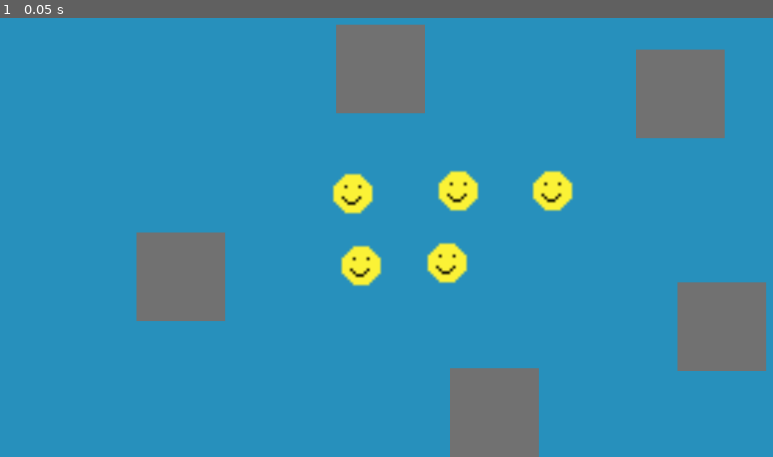
Above: before the commit, frame 1.
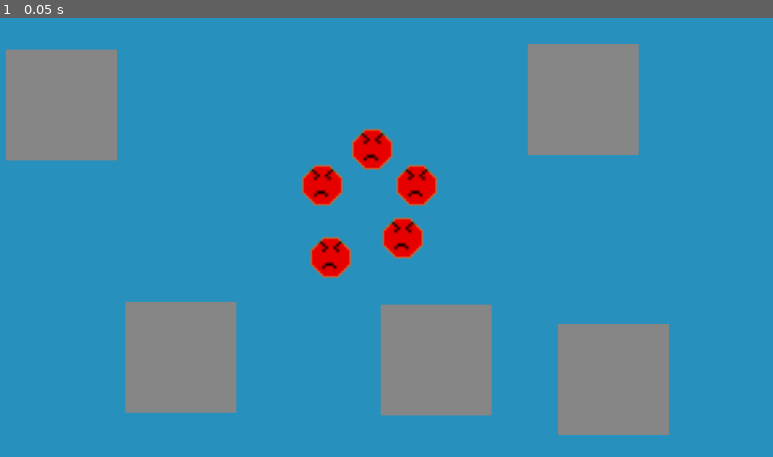
Above: after the commit, the same moment.

Repository: cjwadswo/SpreadIt
Game: Godot game, scene res://Minigames/Spread_Out/Spread_Out_Minigame.tscn
The game is run twice, just before and just after one commit, with the same random seed, the same clock (stepped at 60 frames per second) and the same inputs. The project has no main scene, so this scene is started directly.
Inputs:
- Up to frame 1 (0.05 s): no input

The runs differ from the first frame. In frame 1, 32% of the frame differs, in the area x 0-100%, y 1-100%.

Commit message:
Change Sprite when in the area
The sprites change when the object is in the area they are supposed to be dropped off at.

Diff:
--- /dev/null
+++ b/Minigames/Spread_Out/Area2D.gd
@@ -0,0 +1,11 @@
+extends Area2D
+
+
+# Called when the node enters the scene tree for the first time.
+func _ready():
+	pass # Replace with function body.
+
+
+# Called every frame. 'delta' is the elapsed time since the previous frame.
+func _process(delta):
+	pass
--- a/Minigames/Spread_Out/Spread_Out_Minigame.tscn
+++ b/Minigames/Spread_Out/Spread_Out_Minigame.tscn
@@ -1,39 +1,42 @@
 [gd_scene load_steps=3 format=3 uid="uid://wmd12yahcqgr"]
 
-[ext_resource type="PackedScene" uid="uid://clke8ycmj5j82" path="res://drop_area.tscn" id="1_m67v6"]
-[ext_resource type="PackedScene" uid="uid://ycx65yvthxb4" path="res://dragable.tscn" id="2_wdcne"]
+[ext_resource type="PackedScene" uid="uid://dwep8htre4rqk" path="res://Minigames/Spread_Out/drop_area.tscn" id="1_m67v6"]
+[ext_resource type="PackedScene" uid="uid://s4htdwj0gw8w" path="res://Minigames/Spread_Out/dragable2.tscn" id="2_xbvk2"]
 
 [node name="Spread_Out_Minigame" type="Node2D"]
 
 [node name="Camera2D" type="Camera2D" parent="."]
 zoom = Vector2(4, 4)
 
-[node name="Drop_Area" parent="." instance=ExtResource("1_m67v6")]
-position = Vector2(-77, 16)
+[node name="Area2D" parent="." instance=ExtResource("1_m67v6")]
+position = Vector2(61, 33)
 
-[node name="Drop_Area2" parent="." instance=ExtResource("1_m67v6")]
-position = Vector2(103, -50)
+[node name="Area2D2" parent="." instance=ExtResource("1_m67v6")]
+position = Vector2(50, -68)
 
-[node name="Drop_Area3" parent="." instance=ExtResource("1_m67v6")]
-position = Vector2(118, 34)
+[node name="Area2D5" parent="." instance=ExtResource("1_m67v6")]
+position = Vector2(-3, 26)
 
-[node name="Drop_Area4" parent="." instance=ExtResource("1_m67v6")]
-position = Vector2(36, 65)
+[node name="Area2D3" parent="." instance=ExtResource("1_m67v6")]
+position = Vector2(-138, -66)
 
-[node name="Drop_Area5" parent="." instance=ExtResource("1_m67v6")]
-position = Vector2(-5, -59)
+[node name="Area2D4" parent="." instance=ExtResource("1_m67v6")]
+position = Vector2(-95, 25)
 
-[node name="Character" parent="." instance=ExtResource("2_wdcne")]
-position = Vector2(-15, -14)
+[node name="Object" parent="." instance=ExtResource("2_xbvk2")]
+position = Vector2(-26, -17)
 
-[node name="Character2" parent="." instance=ExtResource("2_wdcne")]
-position = Vector2(23, -15)
+[node name="Object2" parent="." instance=ExtResource("2_xbvk2")]
+position = Vector2(-8, -30)
 
-[node name="Character3" parent="." instance=ExtResource("2_wdcne")]
-position = Vector2(57, -15)
+[node name="Object3" parent="." instance=ExtResource("2_xbvk2")]
+position = Vector2(8, -17)
 
-[node name="Character4" parent="." instance=ExtResource("2_wdcne")]
-position = Vector2(-12, 12)
+[node name="Object4" parent="." instance=ExtResource("2_xbvk2")]
+position = Vector2(-23, 9)
 
-[node name="Character5" parent="." instance=ExtResource("2_wdcne")]
-position = Vector2(19, 11)
+[node name="Object5" parent="." instance=ExtResource("2_xbvk2")]
+position = Vector2(3, 2)
+
+[connection signal="area_entered" from="Area2D3" to="Area2D" method="_on_area_2d_3_area_entered"]
+[connection signal="child_entered_tree" from="Area2D3" to="Area2D" method="_on_area_2d_3_child_entered_tree"]
--- a/Minigames/Spread_Out/dragable.gd
+++ b/Minigames/Spread_Out/dragable.gd
@@ -1,4 +1,4 @@
-extends StaticBody2D
+extends Area2D
 var is_grabable : bool = false
 var is_currently_grabbed : bool = false
 # Called when the node enters the scene tree for the first time.
--- a/Minigames/Spread_Out/dragable.tscn
+++ b/Minigames/Spread_Out/dragable.tscn
@@ -1,16 +1,20 @@
-[gd_scene load_steps=4 format=3 uid="uid://ycx65yvthxb4"]
+[gd_scene load_steps=5 format=3 uid="uid://ycx65yvthxb4"]
 
 [ext_resource type="Texture2D" uid="uid://byoux366sicdb" path="res://Sprites/player_sprite.png" id="1_p3low"]
-[ext_resource type="Script" path="res://dragable.gd" id="1_sag7u"]
+[ext_resource type="Script" path="res://Minigames/Spread_Out/dragable.gd" id="1_sag7u"]
+[ext_resource type="Texture2D" uid="uid://bgbc8x2licc1l" path="res://Sprites/player_sprite_angry.png" id="2_jxw1s"]
 
 [sub_resource type="CircleShape2D" id="CircleShape2D_2u15s"]
 radius = 8.0
 
-[node name="Character" type="StaticBody2D"]
-position = Vector2(103, 72)
+[node name="Character" type="StaticBody2D" groups=["Player"]]
 script = ExtResource("1_sag7u")
 
+[node name="PlayerSpriteAngry" type="Sprite2D" parent="."]
+texture = ExtResource("2_jxw1s")
+
 [node name="Sprite" type="Sprite2D" parent="."]
+visible = false
 texture = ExtResource("1_p3low")
 
 [node name="CollisionShape2D" type="CollisionShape2D" parent="."]
--- /dev/null
+++ b/Minigames/Spread_Out/dragable2.tscn
@@ -0,0 +1,26 @@
+[gd_scene load_steps=5 format=3 uid="uid://s4htdwj0gw8w"]
+
+[ext_resource type="Script" path="res://Minigames/Spread_Out/dragable.gd" id="1_0inww"]
+[ext_resource type="Texture2D" uid="uid://byoux366sicdb" path="res://Sprites/player_sprite.png" id="1_4vqgn"]
+[ext_resource type="Texture2D" uid="uid://bgbc8x2licc1l" path="res://Sprites/player_sprite_angry.png" id="2_8uggu"]
+
+[sub_resource type="CircleShape2D" id="CircleShape2D_7blt5"]
+radius = 7.07107
+
+[node name="Object" type="Node2D"]
+
+[node name="Area2D" type="Area2D" parent="."]
+script = ExtResource("1_0inww")
+
+[node name="CollisionShape2D" type="CollisionShape2D" parent="Area2D"]
+shape = SubResource("CircleShape2D_7blt5")
+debug_color = Color(0.768627, 0.227451, 0.933333, 0.419608)
+
+[node name="HappySprite" type="Sprite2D" parent="Area2D"]
+texture = ExtResource("1_4vqgn")
+
+[node name="AngrySprite" type="Sprite2D" parent="Area2D"]
+texture = ExtResource("2_8uggu")
+
+[connection signal="mouse_entered" from="Area2D" to="Area2D" method="_on_mouse_entered"]
+[connection signal="mouse_exited" from="Area2D" to="Area2D" method="_on_mouse_exited"]
--- /dev/null
+++ b/Minigames/Spread_Out/dropArea.gd
@@ -0,0 +1,5 @@
+extends Area2D
+
+func _on_area_entered(area):
+	var sprite = area.get_node("AngrySprite")
+	sprite.hide()
--- /dev/null
+++ b/Minigames/Spread_Out/drop_area.gd
@@ -0,0 +1,10 @@
+extends StaticBody2D
+
+
+# Called when the node enters the scene tree for the first time.
+
+
+
+# Called every frame. 'delta' is the elapsed time since the previous frame.
+func _process(delta):
+	pass
--- a/Minigames/Spread_Out/drop_area.tscn
+++ b/Minigames/Spread_Out/drop_area.tscn
@@ -1,16 +1,21 @@
-[gd_scene load_steps=2 format=3 uid="uid://clke8ycmj5j82"]
+[gd_scene load_steps=3 format=3 uid="uid://dwep8htre4rqk"]
 
-[sub_resource type="RectangleShape2D" id="RectangleShape2D_75145"]
-size = Vector2(32, 32)
+[ext_resource type="Script" path="res://Minigames/Spread_Out/dropArea.gd" id="1_e6ucg"]
 
-[node name="Drop_Area" type="StaticBody2D"]
+[sub_resource type="RectangleShape2D" id="RectangleShape2D_8jc8a"]
+size = Vector2(40, 39)
+
+[node name="Area2D" type="Area2D"]
+script = ExtResource("1_e6ucg")
+
+[node name="CollisionShape2D" type="CollisionShape2D" parent="."]
+position = Vector2(18, 20)
+shape = SubResource("RectangleShape2D_8jc8a")
 
 [node name="ColorRect" type="ColorRect" parent="."]
-offset_left = -16.0
-offset_top = -16.0
-offset_right = 16.0
-offset_bottom = 16.0
-color = Color(0.443137, 0.443137, 0.443137, 1)
+offset_left = -2.0
+offset_right = 38.0
+offset_bottom = 40.0
+color = Color(0.52549, 0.52549, 0.52549, 1)
 
-[node name="CollisionShape2D" type="CollisionShape2D" parent="."]
-shape = SubResource("RectangleShape2D_75145")
+[connection signal="area_entered" from="." to="." method="_on_area_entered"]
Binary file added: Sprites/player_sprite_angry.png
Not shown, added: Sprites/player_sprite_angry.png.import
